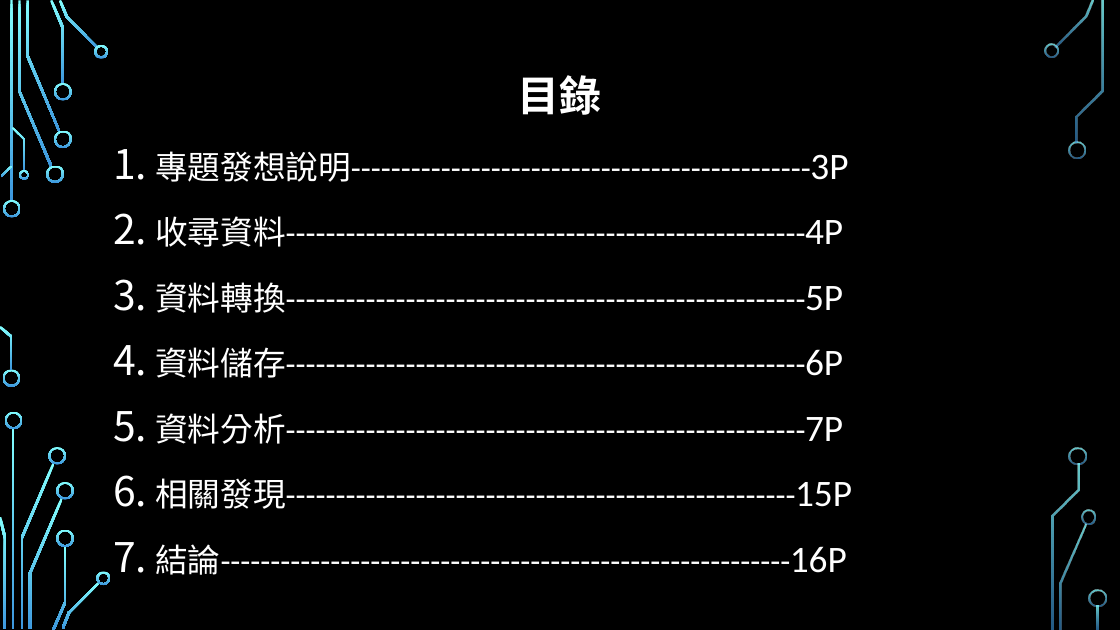
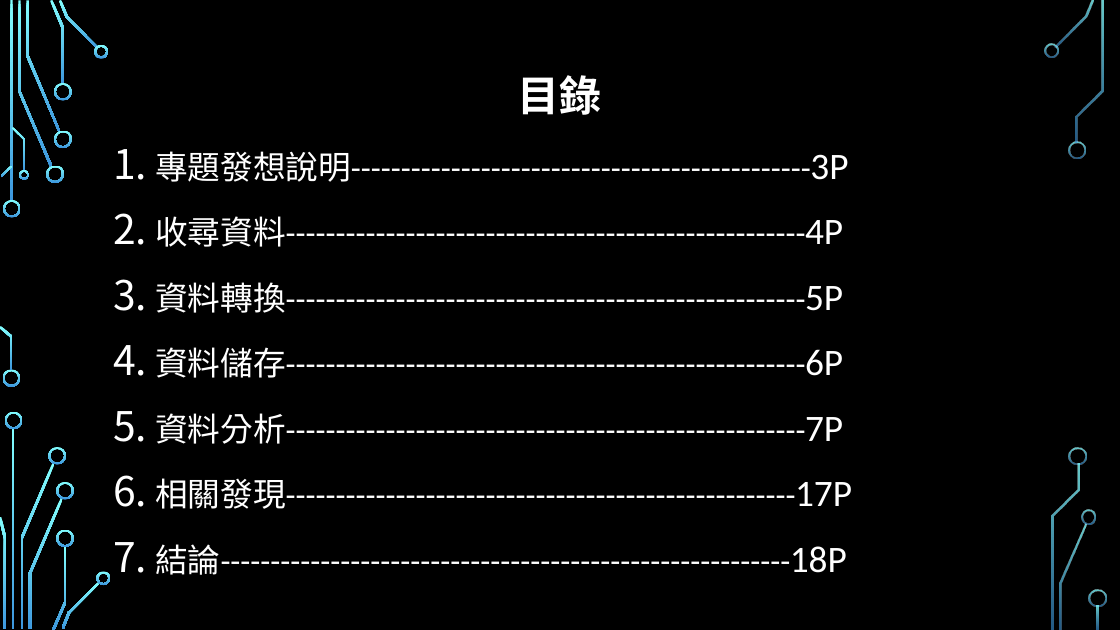
Before and after one commit to HSMonsterKing/Marriage-Analysis, a slide deck: slide 2 of 那些人較易結婚或離婚.pptx. Drawn at 1120x630 pixels with LibreOffice and Linux fonts; fonts in the diff are those of the drawing; background and template pictures are left out. Boxes give left, top, right and bottom in pixels: in the first picture for what was removed or moved away, otherwise in the second. Text is boxed around its words. In the diff, an @@ line names an element or a change of style, - is before the commit and + after.

```diff
--- a/那些人較易結婚或離婚.pptx
+++ b/那些人較易結婚或離婚.pptx
@@ text at (x1=155, y1=478, x2=852, y2=575): text changed @@
-6. 相關發現---------------------------------------------------15P
-7. 結論---------------------------------------------------------16P
+6. 相關發現---------------------------------------------------17P
+7. 結論---------------------------------------------------------18P
```
Also in this commit, not shown: 4 other slides changed, 2 slides added, 2 other files.
